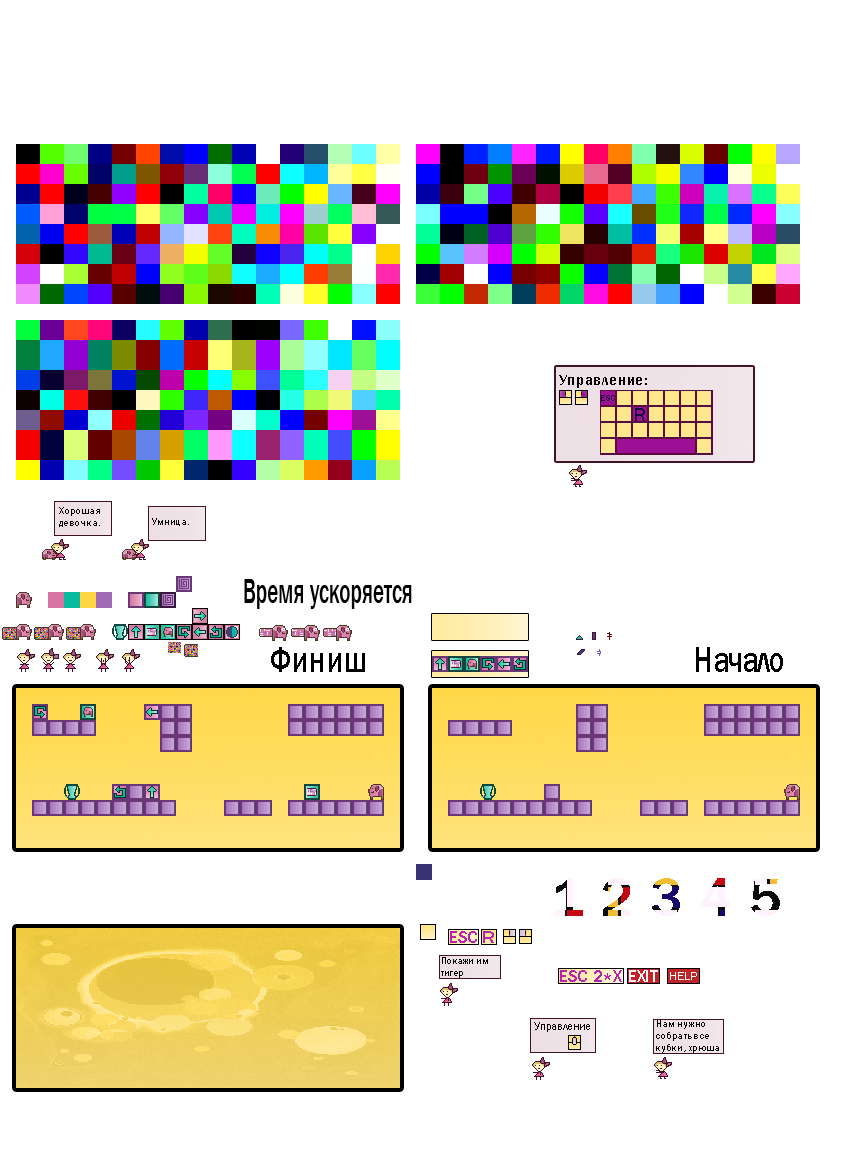
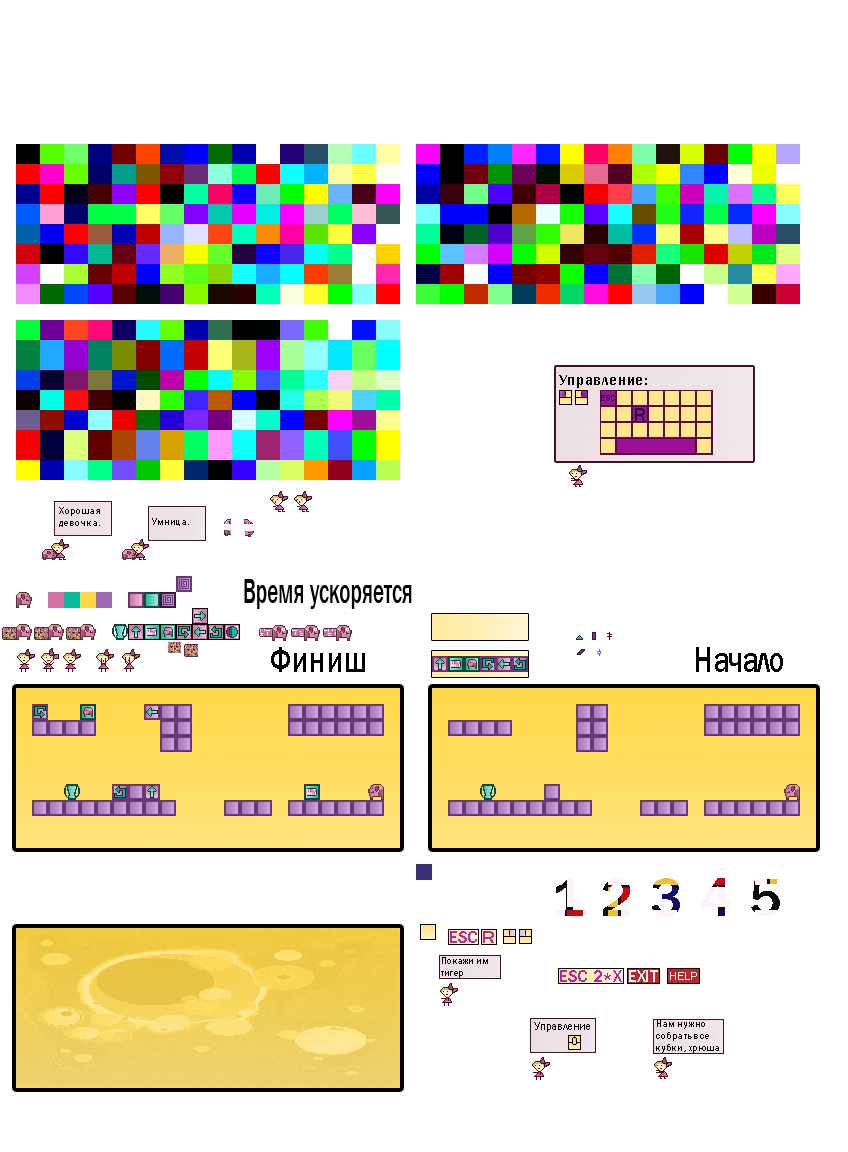
Layer changes from the first w=848, h=1152 image to the second:
added layer "Слой 20 копия" above "Слой 20" over [294, 491, 312, 512]
added layer "Слой 20" above "Слой 4 копия" over [270, 491, 288, 512]
added layer "Слой 4 копия" (2nd of 2) above "Слой 18" over [224, 519, 254, 537]
